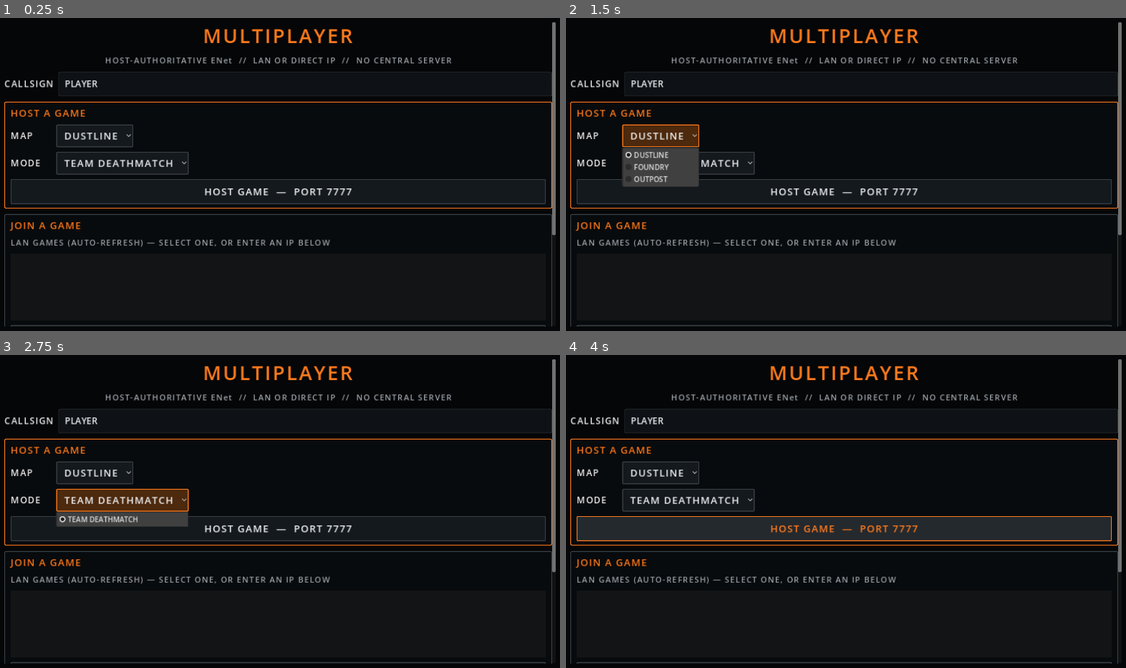
Above: before the commit, frames 1-4 (two rows, left to right).
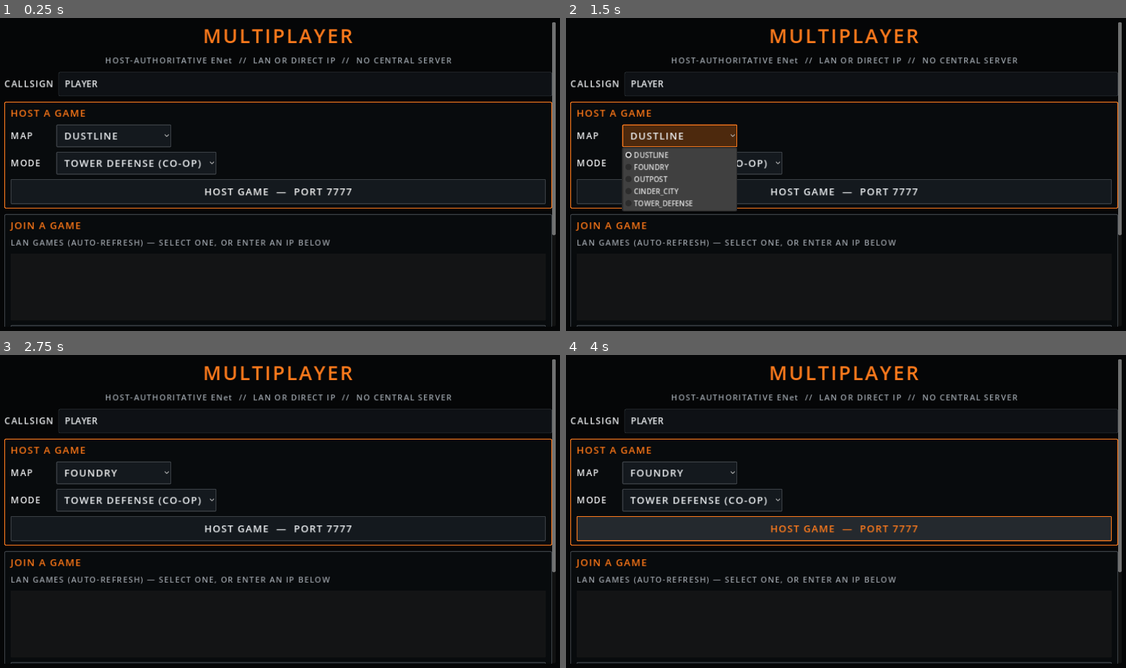
Above: after the commit, the same moments.

Repository: vatherty/FORGEFALL
Game: Godot game, scene res://scenes/multiplayer_menu.tscn
Same seed, same stepped clock (60 frames per second), same inputs: the game is played once before the commit and once after it. This scene is started directly instead of the project's main scene.
Inputs (mouse positions are in pixels of both pictures, inside the frame that each line leads up to):
- Up to frame 1 (0.25 s): no input
- Up to frame 2 (1.5 s): click (689, 161) at 0.5 s, where only the run before the commit has a clickable "TEAM DEATHMATCH"; click "DUSTLINE" at 1.25 s
- Up to frame 3 (2.75 s): click (134, 498) at 2 s, where only the run after the commit has a clickable "TOWER DEFENSE (CO-OP)"
- Up to frame 4 (4 s): click (678, 473) at 2.75 s, where only the run after the commit has a clickable "FOUNDRY"; click "HOST GAME — PORT 7777" at 3.5 s

The runs differ from the first frame. In frame 1, 0.5% of the frame differs, in the area x 12-39%, y 34-51%; in frame 2, 3.0%; in frame 3, 3.1%, in the area x 9-39%, y 34-55%; in frame 4, 0.6%.

Commit message:
FORGEFALL v0.6.0 source sync: scripts/ui/multiplayer_menu.gd

Diff:
--- a/scripts/ui/multiplayer_menu.gd
+++ b/scripts/ui/multiplayer_menu.gd
@@ -59,12 +59,12 @@
 
 ## Map keys MUST mirror Main.MAPS in scripts/core/main.gd (Main is not a
 ## class_name, so the menu cannot read it directly — keep in sync).
-const MAP_KEYS := ["dustline", "foundry", "outpost"]
-## Mode keys: net matches are TDM-only in v0.9.3 (NetMatch supports only
-## "tdm"; co-op deferred — needs a NetworkEnemy layer). The picker offers
-## just TEAM DEATHMATCH so the lobby can never select a mode the match
-## layer refuses.
-const MODE_KEYS := ["tdm"]
+const MAP_KEYS := ["dustline", "foundry", "outpost", "cinder_city", "tower_defense"]
+## Mode keys: the three MP modes (MP worker). Main._on_mp_start routes
+## each to its real start path (co-op TD / PvP TDM + bots / co-op
+## Zombies); the registry (GameModeManager) marks all three implemented.
+const MODE_KEYS := ["mp_tower_defense", "mp_tdm", "mp_zombies"]
+const MODE_LABELS := ["TOWER DEFENSE (CO-OP)", "TEAM DEATHMATCH", "ZOMBIES (CO-OP)"]
 
 const STATE_BROWSE := "browse"
 const STATE_LOBBY := "lobby"
@@ -145,6 +145,15 @@
 	return MODE_KEYS[clampi(_mode_select.selected, 0, MODE_KEYS.size() - 1)]
 
 
+## Pre-select the mode picker (Main passes the mode the player chose
+## in the main menu's MP select). Unknown ids are ignored.
+func set_selected_mode(mode_id: String) -> void:
+	var idx := MODE_KEYS.find(mode_id)
+	if idx >= 0 and _mode_select != null:
+		_mode_select.selected = idx
+		_save_last_choices()
+
+
 func get_player_name() -> String:
 	return _player_name
 
@@ -287,7 +296,8 @@
 	mode_label.custom_minimum_size = Vector2(90, 0)
 	mode_row.add_child(mode_label)
 	_mode_select = OptionButton.new()
-	_mode_select.add_item("TEAM DEATHMATCH")
+	for label in MODE_LABELS:
+		_mode_select.add_item(label)
 	StencilStyle.style_button(_mode_select)
 	_mode_select.item_selected.connect(func(_i: int) -> void: _save_last_choices())
 	mode_row.add_child(_mode_select)
